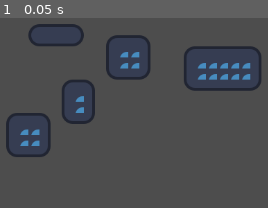
Above: before the commit, frame 1.
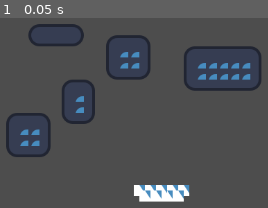
Above: after the commit, the same moment.

Repository: xorblo-doitus/TileSet-Clipboard
Game: Godot game, scene res://test.tscn
Two runs of this game, one before a commit and one after it. Both use one fixed random seed, a clock stepped at 60 frames per second and the inputs below. The engine's default icon, where the game draws it, is replaced by a stand-in: a white triangle on a blue panel in a dark square.
Inputs:
- Up to frame 1 (0.05 s): no input

The runs differ from the first frame. In frame 1, 1.7% of the frame differs, in the area x 50-71%, y 87-97%.

Commit message:
Verify that the addon works with iso hexa and HOsquare TileSets

Diff:
--- a/test.tscn
+++ b/test.tscn
@@ -1,9 +1,14 @@
-[gd_scene load_steps=2 format=4 uid="uid://xvjxxwj4xc0r"]
+[gd_scene load_steps=3 format=4 uid="uid://xvjxxwj4xc0r"]
 
-[ext_resource type="TileSet" uid="uid://du345tavvnuq8" path="res://tile_set.tres" id="1_37kl0"]
+[ext_resource type="TileSet" uid="uid://du345tavvnuq8" path="res://tile_sets/tile_set.tres" id="1_37kl0"]
+[ext_resource type="TileSet" uid="uid://tjaksmo0s5yw" path="res://tile_sets/tile_set_iso.tres" id="2_8uh7m"]
 
 [node name="Test" type="Node2D"]
 
 [node name="TileMapLayer" type="TileMapLayer" parent="."]
 tile_map_data = PackedByteArray("AAAEAAIAAAAAAAAAAAAEAAMAAAAAAAcAAAAFAAMAAAABAAcAAAAGAAMAAAABAAcAAAAFAAIAAAABAAAAAAAGAA …(1232 unchanged characters)…
 tile_set = ExtResource("1_37kl0")
+
+[node name="TileMapLayerIso" type="TileMapLayer" parent="."]
+tile_map_data = PackedByteArray("AAANACEAAAAEAAMAAAAOACEAAAAEAAMAAAAOACIAAAAEAAMAAAAPACEAAAAEAAMAAAAPACIAAAAEAAMAAAAQACEAAAAEAAMAAAAQACIAAAAEAAMAAAARACEAAAAEAAMAAAARACIAAAAEAAMAAAA=")
+tile_set = ExtResource("2_8uh7m")
--- a/tile_set_too.tres
+++ b/tile_sets/tile_set.tres
@@ -218,6 +218,8 @@
 terrain_set_0/mode = 2
 terrain_set_0/terrain_0/name = "Sides 9-patch"
 terrain_set_0/terrain_0/color = Color(0.5, 0.34375, 0.25, 1)
+terrain_set_0/terrain_1/name = "Other terrain"
+terrain_set_0/terrain_1/color = Color(0, 0.515912, 0.440954, 1)
 custom_data_layer_0/name = "test"
 custom_data_layer_0/type = 4
 custom_data_layer_1/name = "c"
--- /dev/null
+++ b/tile_sets/tile_set_half_offset_square.tres
@@ -0,0 +1,209 @@
+[gd_resource type="TileSet" load_steps=7 format=3 uid="uid://brwg58uyrbusy"]
+
+[ext_resource type="Texture2D" uid="uid://bubkbee162gji" path="res://test_resource.tres" id="1_0cd13"]
+[ext_resource type="Texture2D" uid="uid://dmn3e536ro8k0" path="res://godot_icon.svg" id="2_4c06i"]
+
+[sub_resource type="Gradient" id="Gradient_nq4aq"]
+colors = PackedColorArray(1, 0, 0, 1, 1, 1, 1, 1)
+
+[sub_resource type="GradientTexture1D" id="GradientTexture1D_nq4aq"]
+gradient = SubResource("Gradient_nq4aq")
+
+[sub_resource type="TileSetAtlasSource" id="TileSetAtlasSource_nq4aq"]
+texture = ExtResource("2_4c06i")
+0:0/0 = 0
+0:0/0/terrain_set = 0
+0:0/0/terrain = 0
+1:0/0 = 0
+1:0/0/terrain_set = 0
+1:0/0/terrain = 0
+2:0/0 = 0
+3:0/0 = 0
+3:0/0/physics_layer_0/polygon_0/points = PackedVector2Array(-8, -8, 8, -8, 8, 8, -8, 8)
+4:0/0 = 0
+4:0/0/physics_layer_0/polygon_0/points = PackedVector2Array(-8, -8, 8, -8, 8, 8, -8, 8)
+5:0/0 = 0
+6:0/0 = 0
+7:0/0 = 0
+7:0/0/terrain_set = 0
+7:0/0/terrain = 0
+0:1/0 = 0
+0:1/0/terrain_set = 0
+0:1/0/terrain = 0
+1:1/0 = 0
+1:1/0/terrain_set = 0
+1:1/0/terrain = 0
+2:1/0 = 0
+3:1/0 = 0
+3:1/0/physics_layer_0/polygon_0/points = PackedVector2Array(-8, -1.79859, -2.33816, -3.95689, 2.69788, 4.31661, 8, 5.03605, 8, 8, -8, 8)
+3:1/0/custom_data_4 = PackedStringArray("a")
+4:1/0 = 0
+4:1/0/physics_layer_0/polygon_0/points = PackedVector2Array(-8, 4.49647, -2.1583, 4.31661, 1.07915, -3.59717, 8, -2.33816, 8, 8, -8, 8)
+4:1/0/custom_data_4 = PackedStringArray("b")
+5:1/0 = 0
+6:1/0 = 0
+7:1/0 = 0
+7:1/0/terrain_set = 0
+7:1/0/terrain = 0
+0:2/0 = 0
+1:2/0 = 0
+2:2/0 = 0
+2:2/0/custom_data_1 = Color(0, 1, 0, 1)
+3:2/0 = 0
+3:2/0/modulate = Color(1, 0, 0, 1)
+3:2/0/custom_data_0 = "I"
+3:2/0/custom_data_1 = Color(0, 1, 0, 1)
+4:2/0 = 0
+4:2/0/modulate = Color(1, 0, 0, 1)
+4:2/0/custom_data_0 = "am"
+4:2/0/custom_data_1 = Color(0, 1, 0, 1)
+5:2/0 = 0
+6:2/0 = 0
+7:2/0 = 0
+0:3/0 = 0
+1:3/0 = 0
+2:3/0 = 0
+2:3/0/custom_data_1 = Color(0, 1, 0, 1)
+3:3/0 = 0
+3:3/0/modulate = Color(1, 0, 0, 1)
+3:3/0/custom_data_0 = "a"
+3:3/0/custom_data_1 = Color(0, 1, 0, 1)
+4:3/0 = 0
+4:3/0/custom_data_0 = "test"
+4:3/0/custom_data_1 = Color(0, 1, 0, 1)
+5:3/0 = 0
+6:3/0 = 0
+7:3/0 = 0
+0:4/0 = 0
+1:4/0 = 0
+2:4/0 = 0
+2:4/0/custom_data_1 = Color(0, 1, 0, 1)
+3:4/0 = 0
+3:4/0/custom_data_1 = Color(0, 1, 0, 1)
+4:4/0 = 0
+4:4/0/modulate = Color(1, 0, 0, 1)
+4:4/0/custom_data_0 = "value"
+4:4/0/custom_data_1 = Color(0, 1, 0, 1)
+5:4/0 = 0
+6:4/0 = 0
+7:4/0 = 0
+0:5/0 = 0
+1:5/0 = 0
+2:5/0 = 0
+3:5/0 = 0
+3:5/0/custom_data_2 = SubResource("GradientTexture1D_nq4aq")
+4:5/0 = 0
+4:5/0/custom_data_2 = ExtResource("1_0cd13")
+5:5/0 = 0
+6:5/0 = 0
+7:5/0 = 0
+0:6/0 = 0
+1:6/0 = 0
+2:6/0 = 0
+3:6/0 = 0
+3:6/0/custom_data_3 = [true]
+4:6/0 = 0
+4:6/0/custom_data_3 = [["a"]]
+5:6/0 = 0
+6:6/0 = 0
+7:6/0 = 0
+0:7/0 = 0
+0:7/0/terrain_set = 0
+0:7/0/terrain = 0
+1:7/0 = 0
+1:7/0/terrain_set = 0
+1:7/0/terrain = 0
+2:7/0 = 0
+3:7/0 = 0
+4:7/0 = 0
+5:7/0 = 0
+6:7/0 = 0
+7:7/0 = 0
+7:7/0/terrain_set = 0
+7:7/0/terrain = 0
+
+[sub_resource type="TileSetAtlasSource" id="TileSetAtlasSource_1vrtm"]
+texture = ExtResource("2_4c06i")
+0:0/0 = 0
+1:0/0 = 0
+2:0/0 = 0
+3:0/0 = 0
+4:0/0 = 0
+5:0/0 = 0
+6:0/0 = 0
+7:0/0 = 0
+0:1/0 = 0
+1:1/0 = 0
+2:1/0 = 0
+3:1/0 = 0
+4:1/0 = 0
+5:1/0 = 0
+6:1/0 = 0
+7:1/0 = 0
+0:2/0 = 0
+1:2/0 = 0
+2:2/0 = 0
+3:2/0 = 0
+4:2/0 = 0
+5:2/0 = 0
+6:2/0 = 0
+7:2/0 = 0
+0:3/0 = 0
+1:3/0 = 0
+2:3/0 = 0
+3:3/0 = 0
+4:3/0 = 0
+5:3/0 = 0
+6:3/0 = 0
+7:3/0 = 0
+0:4/0 = 0
+1:4/0 = 0
+2:4/0 = 0
+3:4/0 = 0
+4:4/0 = 0
+5:4/0 = 0
+6:4/0 = 0
+7:4/0 = 0
+0:5/0 = 0
+1:5/0 = 0
+2:5/0 = 0
+3:5/0 = 0
+4:5/0 = 0
+5:5/0 = 0
+6:5/0 = 0
+7:5/0 = 0
+0:6/0 = 0
+1:6/0 = 0
+2:6/0 = 0
+3:6/0 = 0
+4:6/0 = 0
+5:6/0 = 0
+6:6/0 = 0
+7:6/0 = 0
+0:7/0 = 0
+1:7/0 = 0
+2:7/0 = 0
+3:7/0 = 0
+4:7/0 = 0
+5:7/0 = 0
+6:7/0 = 0
+7:7/0 = 0
+
+[resource]
+tile_shape = 2
+physics_layer_0/collision_layer = 1
+terrain_set_0/mode = 2
+terrain_set_0/terrain_0/name = "Sides 9-patch"
+terrain_set_0/terrain_0/color = Color(0.5, 0.34375, 0.25, 1)
+custom_data_layer_0/name = "test"
+custom_data_layer_0/type = 4
+custom_data_layer_1/name = "c"
+custom_data_layer_1/type = 20
+custom_data_layer_2/name = "res"
+custom_data_layer_2/type = 24
+custom_data_layer_3/name = "array"
+custom_data_layer_3/type = 28
+custom_data_layer_4/name = "packed"
+custom_data_layer_4/type = 34
+sources/0 = SubResource("TileSetAtlasSource_nq4aq")
+sources/2 = SubResource("TileSetAtlasSource_1vrtm")
--- /dev/null
+++ b/tile_sets/tile_set_hexa.tres
@@ -0,0 +1,209 @@
+[gd_resource type="TileSet" load_steps=7 format=3 uid="uid://63btubwd4mti"]
+
+[ext_resource type="Texture2D" uid="uid://bubkbee162gji" path="res://test_resource.tres" id="1_j136a"]
+[ext_resource type="Texture2D" uid="uid://dmn3e536ro8k0" path="res://godot_icon.svg" id="2_cbj86"]
+
+[sub_resource type="Gradient" id="Gradient_nq4aq"]
+colors = PackedColorArray(1, 0, 0, 1, 1, 1, 1, 1)
+
+[sub_resource type="GradientTexture1D" id="GradientTexture1D_nq4aq"]
+gradient = SubResource("Gradient_nq4aq")
+
+[sub_resource type="TileSetAtlasSource" id="TileSetAtlasSource_nq4aq"]
+texture = ExtResource("2_cbj86")
+0:0/0 = 0
+0:0/0/terrain_set = 0
+0:0/0/terrain = 0
+1:0/0 = 0
+1:0/0/terrain_set = 0
+1:0/0/terrain = 0
+2:0/0 = 0
+3:0/0 = 0
+3:0/0/physics_layer_0/polygon_0/points = PackedVector2Array(-8, -8, 8, -8, 8, 8, -8, 8)
+4:0/0 = 0
+4:0/0/physics_layer_0/polygon_0/points = PackedVector2Array(-8, -8, 8, -8, 8, 8, -8, 8)
+5:0/0 = 0
+6:0/0 = 0
+7:0/0 = 0
+7:0/0/terrain_set = 0
+7:0/0/terrain = 0
+0:1/0 = 0
+0:1/0/terrain_set = 0
+0:1/0/terrain = 0
+1:1/0 = 0
+1:1/0/terrain_set = 0
+1:1/0/terrain = 0
+2:1/0 = 0
+3:1/0 = 0
+3:1/0/physics_layer_0/polygon_0/points = PackedVector2Array(-8, -1.79859, -2.33816, -3.95689, 2.69788, 4.31661, 8, 5.03605, 8, 8, -8, 8)
+3:1/0/custom_data_4 = PackedStringArray("a")
+4:1/0 = 0
+4:1/0/physics_layer_0/polygon_0/points = PackedVector2Array(-8, 4.49647, -2.1583, 4.31661, 1.07915, -3.59717, 8, -2.33816, 8, 8, -8, 8)
+4:1/0/custom_data_4 = PackedStringArray("b")
+5:1/0 = 0
+6:1/0 = 0
+7:1/0 = 0
+7:1/0/terrain_set = 0
+7:1/0/terrain = 0
+0:2/0 = 0
+1:2/0 = 0
+2:2/0 = 0
+2:2/0/custom_data_1 = Color(0, 1, 0, 1)
+3:2/0 = 0
+3:2/0/modulate = Color(1, 0, 0, 1)
+3:2/0/custom_data_0 = "I"
+3:2/0/custom_data_1 = Color(0, 1, 0, 1)
+4:2/0 = 0
+4:2/0/modulate = Color(1, 0, 0, 1)
+4:2/0/custom_data_0 = "am"
+4:2/0/custom_data_1 = Color(0, 1, 0, 1)
+5:2/0 = 0
+6:2/0 = 0
+7:2/0 = 0
+0:3/0 = 0
+1:3/0 = 0
+2:3/0 = 0
+2:3/0/custom_data_1 = Color(0, 1, 0, 1)
+3:3/0 = 0
+3:3/0/modulate = Color(1, 0, 0, 1)
+3:3/0/custom_data_0 = "a"
+3:3/0/custom_data_1 = Color(0, 1, 0, 1)
+4:3/0 = 0
+4:3/0/custom_data_0 = "test"
+4:3/0/custom_data_1 = Color(0, 1, 0, 1)
+5:3/0 = 0
+6:3/0 = 0
+7:3/0 = 0
+0:4/0 = 0
+1:4/0 = 0
+2:4/0 = 0
+2:4/0/custom_data_1 = Color(0, 1, 0, 1)
+3:4/0 = 0
+3:4/0/custom_data_1 = Color(0, 1, 0, 1)
+4:4/0 = 0
+4:4/0/modulate = Color(1, 0, 0, 1)
+4:4/0/custom_data_0 = "value"
+4:4/0/custom_data_1 = Color(0, 1, 0, 1)
+5:4/0 = 0
+6:4/0 = 0
+7:4/0 = 0
+0:5/0 = 0
+1:5/0 = 0
+2:5/0 = 0
+3:5/0 = 0
+3:5/0/custom_data_2 = SubResource("GradientTexture1D_nq4aq")
+4:5/0 = 0
+4:5/0/custom_data_2 = ExtResource("1_j136a")
+5:5/0 = 0
+6:5/0 = 0
+7:5/0 = 0
+0:6/0 = 0
+1:6/0 = 0
+2:6/0 = 0
+3:6/0 = 0
+3:6/0/custom_data_3 = [true]
+4:6/0 = 0
+4:6/0/custom_data_3 = [["a"]]
+5:6/0 = 0
+6:6/0 = 0
+7:6/0 = 0
+0:7/0 = 0
+0:7/0/terrain_set = 0
+0:7/0/terrain = 0
+1:7/0 = 0
+1:7/0/terrain_set = 0
+1:7/0/terrain = 0
+2:7/0 = 0
+3:7/0 = 0
+4:7/0 = 0
+5:7/0 = 0
+6:7/0 = 0
+7:7/0 = 0
+7:7/0/terrain_set = 0
+7:7/0/terrain = 0
+
+[sub_resource type="TileSetAtlasSource" id="TileSetAtlasSource_1vrtm"]
+texture = ExtResource("2_cbj86")
+0:0/0 = 0
+1:0/0 = 0
+2:0/0 = 0
+3:0/0 = 0
+4:0/0 = 0
+5:0/0 = 0
+6:0/0 = 0
+7:0/0 = 0
+0:1/0 = 0
+1:1/0 = 0
+2:1/0 = 0
+3:1/0 = 0
+4:1/0 = 0
+5:1/0 = 0
+6:1/0 = 0
+7:1/0 = 0
+0:2/0 = 0
+1:2/0 = 0
+2:2/0 = 0
+3:2/0 = 0
+4:2/0 = 0
+5:2/0 = 0
+6:2/0 = 0
+7:2/0 = 0
+0:3/0 = 0
+1:3/0 = 0
+2:3/0 = 0
+3:3/0 = 0
+4:3/0 = 0
+5:3/0 = 0
+6:3/0 = 0
+7:3/0 = 0
+0:4/0 = 0
+1:4/0 = 0
+2:4/0 = 0
+3:4/0 = 0
+4:4/0 = 0
+5:4/0 = 0
+6:4/0 = 0
+7:4/0 = 0
+0:5/0 = 0
+1:5/0 = 0
+2:5/0 = 0
+3:5/0 = 0
+4:5/0 = 0
+5:5/0 = 0
+6:5/0 = 0
+7:5/0 = 0
+0:6/0 = 0
+1:6/0 = 0
+2:6/0 = 0
+3:6/0 = 0
+4:6/0 = 0
+5:6/0 = 0
+6:6/0 = 0
+7:6/0 = 0
+0:7/0 = 0
+1:7/0 = 0
+2:7/0 = 0
+3:7/0 = 0
+4:7/0 = 0
+5:7/0 = 0
+6:7/0 = 0
+7:7/0 = 0
+
+[resource]
+tile_shape = 3
+physics_layer_0/collision_layer = 1
+terrain_set_0/mode = 2
+terrain_set_0/terrain_0/name = "Sides 9-patch"
+terrain_set_0/terrain_0/color = Color(0.5, 0.34375, 0.25, 1)
+custom_data_layer_0/name = "test"
+custom_data_layer_0/type = 4
+custom_data_layer_1/name = "c"
+custom_data_layer_1/type = 20
+custom_data_layer_2/name = "res"
+custom_data_layer_2/type = 24
+custom_data_layer_3/name = "array"
+custom_data_layer_3/type = 28
+custom_data_layer_4/name = "packed"
+custom_data_layer_4/type = 34
+sources/0 = SubResource("TileSetAtlasSource_nq4aq")
+sources/2 = SubResource("TileSetAtlasSource_1vrtm")
--- a/tile_set.tres
+++ b/tile_sets/tile_set_iso.tres
@@ -1,7 +1,7 @@
-[gd_resource type="TileSet" load_steps=7 format=3 uid="uid://du345tavvnuq8"]
-
-[ext_resource type="Texture2D" uid="uid://dmn3e536ro8k0" path="res://godot_icon.svg" id="1_kfwk1"]
-[ext_resource type="Texture2D" uid="uid://bubkbee162gji" path="res://test_resource.tres" id="1_nq4aq"]
+[gd_resource type="TileSet" load_steps=7 format=3 uid="uid://tjaksmo0s5yw"]
+
+[ext_resource type="Texture2D" uid="uid://bubkbee162gji" path="res://test_resource.tres" id="1_yfe5y"]
+[ext_resource type="Texture2D" uid="uid://dmn3e536ro8k0" path="res://godot_icon.svg" id="2_k0w6m"]
 
 [sub_resource type="Gradient" id="Gradient_nq4aq"]
 colors = PackedColorArray(1, 0, 0, 1, 1, 1, 1, 1)
@@ -10,18 +10,13 @@
 gradient = SubResource("Gradient_nq4aq")
 
 [sub_resource type="TileSetAtlasSource" id="TileSetAtlasSource_nq4aq"]
-texture = ExtResource("1_kfwk1")
+texture = ExtResource("2_k0w6m")
 0:0/0 = 0
 0:0/0/terrain_set = 0
 0:0/0/terrain = 0
-0:0/0/terrains_peering_bit/right_side = 0
-0:0/0/terrains_peering_bit/bottom_side = 0
 1:0/0 = 0
 1:0/0/terrain_set = 0
 1:0/0/terrain = 0
-1:0/0/terrains_peering_bit/right_side = 0
-1:0/0/terrains_peering_bit/bottom_side = 0
-1:0/0/terrains_peering_bit/left_side = 0
 2:0/0 = 0
 3:0/0 = 0
 3:0/0/physics_layer_0/polygon_0/points = PackedVector2Array(-8, -8, 8, -8, 8, 8, -8, 8)
@@ -32,21 +27,12 @@
 7:0/0 = 0
 7:0/0/terrain_set = 0
 7:0/0/terrain = 0
-7:0/0/terrains_peering_bit/bottom_side = 0
-7:0/0/terrains_peering_bit/left_side = 0
 0:1/0 = 0
 0:1/0/terrain_set = 0
 0:1/0/terrain = 0
-0:1/0/terrains_peering_bit/right_side = 0
-0:1/0/terrains_peering_bit/bottom_side = 0
-0:1/0/terrains_peering_bit/top_side = 0
 1:1/0 = 0
 1:1/0/terrain_set = 0
 1:1/0/terrain = 0
-1:1/0/terrains_peering_bit/right_side = 0
-1:1/0/terrains_peering_bit/bottom_side = 0
-1:1/0/terrains_peering_bit/left_side = 0
-1:1/0/terrains_peering_bit/top_side = 0
 2:1/0 = 0
 3:1/0 = 0
 3:1/0/physics_layer_0/polygon_0/points = PackedVector2Array(-8, -1.79859, -2.33816, -3.95689, 2.69788, 4.31661, 8, 5.03605, 8, 8, -8, 8)
@@ -59,9 +45,6 @@
 7:1/0 = 0
 7:1/0/terrain_set = 0
 7:1/0/terrain = 0
-7:1/0/terrains_peering_bit/bottom_side = 0
-7:1/0/terrains_peering_bit/left_side = 0
-7:1/0/terrains_peering_bit/top_side = 0
 0:2/0 = 0
 1:2/0 = 0
 2:2/0 = 0
@@ -127,14 +110,9 @@
 0:7/0 = 0
 0:7/0/terrain_set = 0
 0:7/0/terrain = 0
-0:7/0/terrains_peering_bit/right_side = 0
-0:7/0/terrains_peering_bit/top_side = 0
 1:7/0 = 0
 1:7/0/terrain_set = 0
 1:7/0/terrain = 0
-1:7/0/terrains_peering_bit/right_side = 0
-1:7/0/terrains_peering_bit/left_side = 0
-1:7/0/terrains_peering_bit/top_side = 0
 2:7/0 = 0
 3:7/0 = 0
 4:7/0 = 0
@@ -143,11 +121,9 @@
 7:7/0 = 0
 7:7/0/terrain_set = 0
 7:7/0/terrain = 0
-7:7/0/terrains_peering_bit/left_side = 0
-7:7/0/terrains_peering_bit/top_side = 0
 
 [sub_resource type="TileSetAtlasSource" id="TileSetAtlasSource_1vrtm"]
-texture = ExtResource("1_kfwk1")
+texture = ExtResource("2_k0w6m")
 0:0/0 = 0
 1:0/0 = 0
 2:0/0 = 0
@@ -214,12 +190,11 @@
 7:7/0 = 0
 
 [resource]
+tile_shape = 1
 physics_layer_0/collision_layer = 1
 terrain_set_0/mode = 2
 terrain_set_0/terrain_0/name = "Sides 9-patch"
 terrain_set_0/terrain_0/color = Color(0.5, 0.34375, 0.25, 1)
-terrain_set_0/terrain_1/name = "Other terrain"
-terrain_set_0/terrain_1/color = Color(0, 0.515912, 0.440954, 1)
 custom_data_layer_0/name = "test"
 custom_data_layer_0/type = 4
 custom_data_layer_1/name = "c"
Not shown: 4 places in tile_sets/tile_set.tres that only renumber resources
Not shown: 1 places in tile_sets/tile_set_iso.tres that only renumber resources
